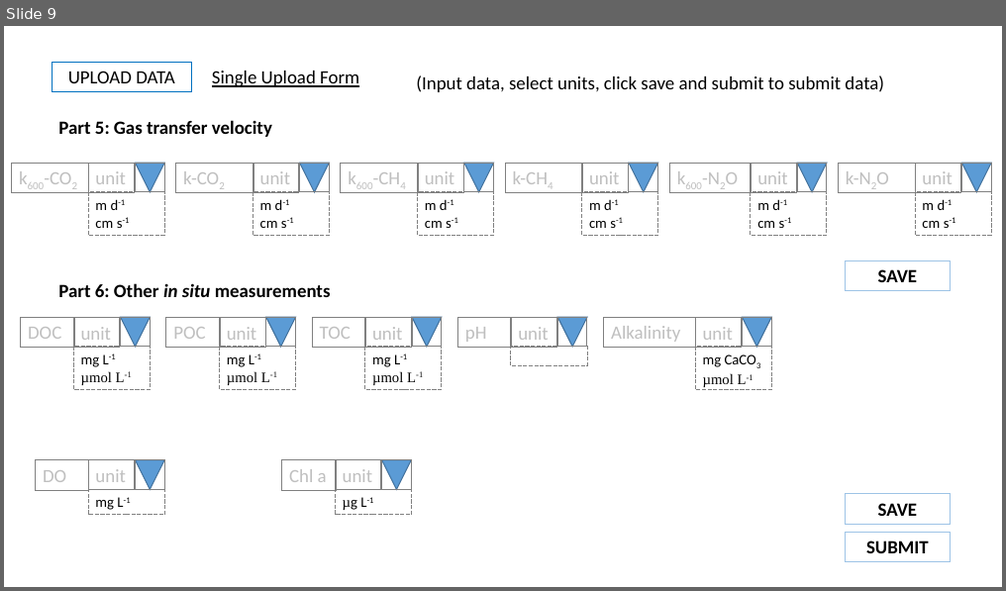
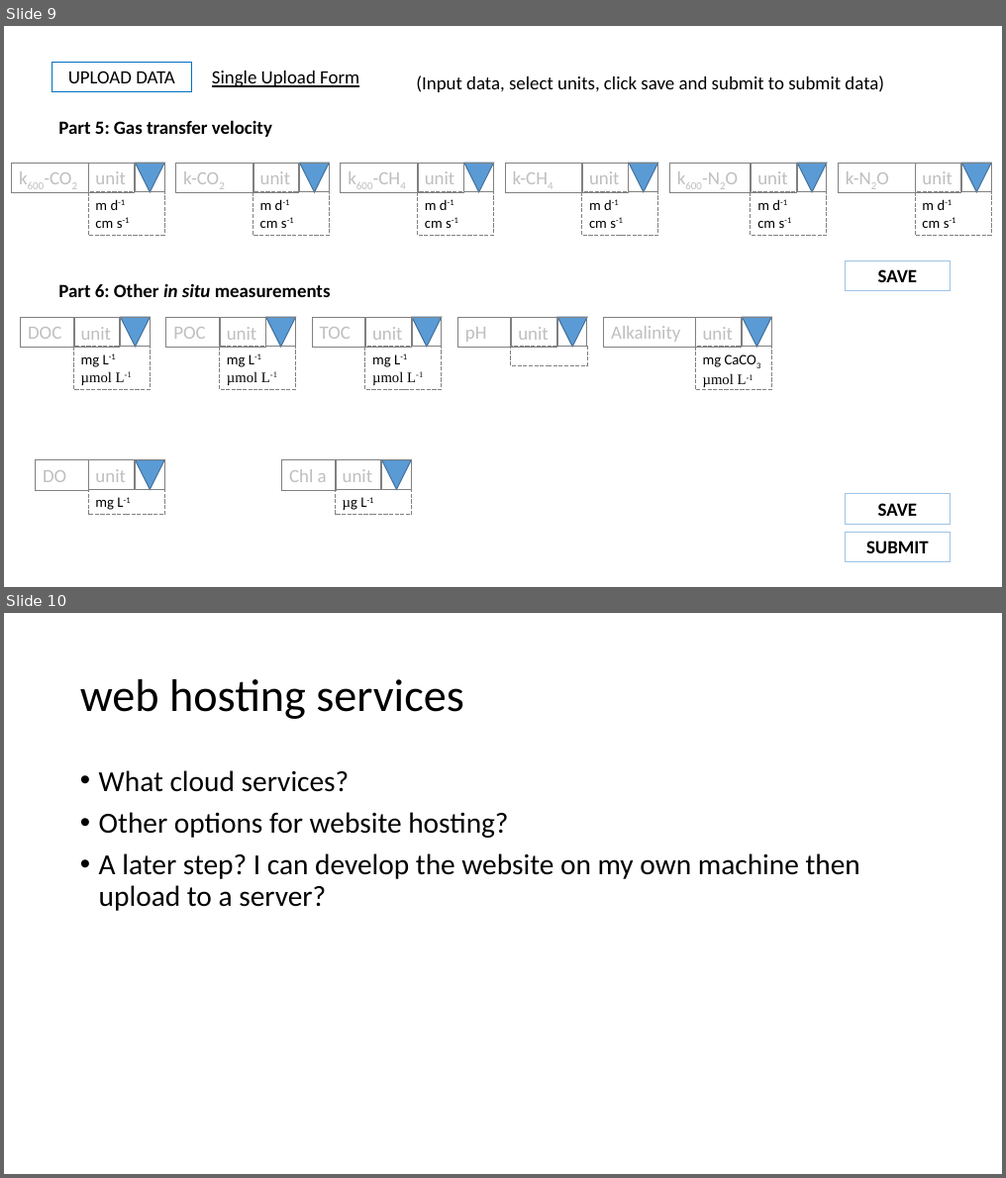
Before and after one commit to geohackweek/ghw2018_web_portal_inlandwater_co2, a slide deck: docs/Web portal.pptx. Shown one above the other, each under a label of ours: slide 9 before the commit, slides 9 and 10 after it. The pictures are 1006x591 and 1006x1178 pixels, drawn with LibreOffice and Linux fonts; fonts in the diff are those of the drawing. Boxes give left, top, right and bottom in pixels: in the first picture for what was removed or moved away, otherwise in the second. Text is boxed around its words. In the diff, an @@ line names an element or a change of style, - is before the commit and + after.

```diff
--- a/docs/Web portal.pptx
+++ b/docs/Web portal.pptx
@@ slide 10 added at (4,613,1002,1174), background #FFFFFF @@
@@ title added at (80,679,463,719), 44 pt, text #000000 @@
+web hosting services
@@ text added at (99,770,860,911), 28 pt, text #000000 @@
+• What cloud services?
+• Other options for website hosting?
+• A later step? I can develop the website on my own machine then upload to a server?
```
Also in this commit, not shown: 2 slides changed, 1 other slide added.
